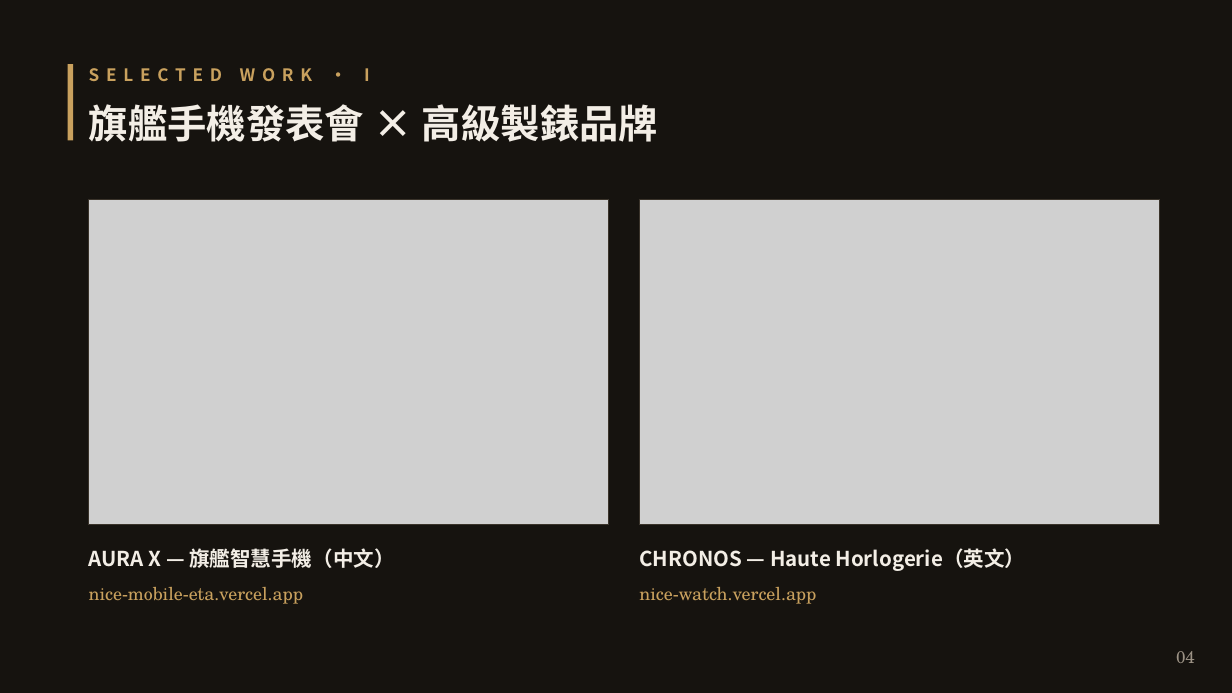
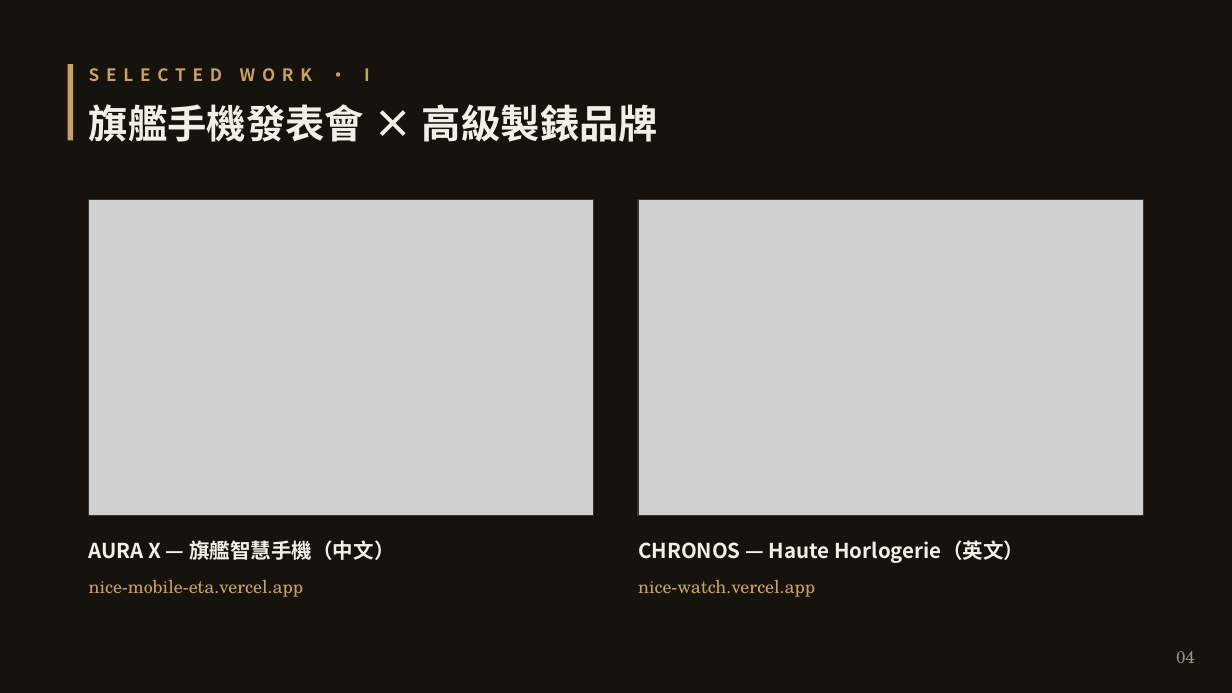
Before and after one commit to HarryFan/claude-mobile, a slide deck: slide 4 of brag-output/sales-kit/sales-kit-deck.pptx. Drawn at 1232x693 pixels with LibreOffice and Linux fonts; fonts in the diff are those of the drawing; grey boxes stand for pictures. Boxes give left, top, right and bottom in pixels: in the first picture for what was removed or moved away, otherwise in the second. Text is boxed around its words. In the diff, an @@ line names an element or a change of style, - is before the commit and + after.

```diff
--- a/brag-output/sales-kit/sales-kit-deck.pptx
+++ b/brag-output/sales-kit/sales-kit-deck.pptx
@@ picture: place and size @@
-picture at (89,200,609,525)
+picture at (89,200,594,515)
@@ rectangle: place and size @@
-rectangle at (89,200,609,525)
+rectangle at (89,200,594,515)
@@ picture: place and size @@
-picture at (639,200,1159,525)
+picture at (638,200,1143,515)
@@ rectangle: place and size @@
-rectangle at (639,200,1159,525)
+rectangle at (638,200,1143,515)
@@ text "AURA X — 旗艦智慧手機（中文）": place and size @@
-text "AURA X — 旗艦智慧手機（中文）" at (89,548,394,568)
+text "AURA X — 旗艦智慧手機（中文）" at (89,540,394,560)
@@ text "CHRONOS — Haute Horlogerie（英文）": place and size @@
-text "CHRONOS — Haute Horlogerie（英文）" at (639,548,1026,571)
+text "CHRONOS — Haute Horlogerie（英文）" at (638,540,1024,563)
@@ text "nice-mobile-eta.vercel.app": place and size @@
-text "nice-mobile-eta.vercel.app" at (89,587,303,604)
+text "nice-mobile-eta.vercel.app" at (89,580,303,597)
@@ text "nice-watch.vercel.app": place and size @@
-text "nice-watch.vercel.app" at (639,587,816,604)
+text "nice-watch.vercel.app" at (638,580,815,597)
```
Also in this commit, not shown: 9 other slides changed.
